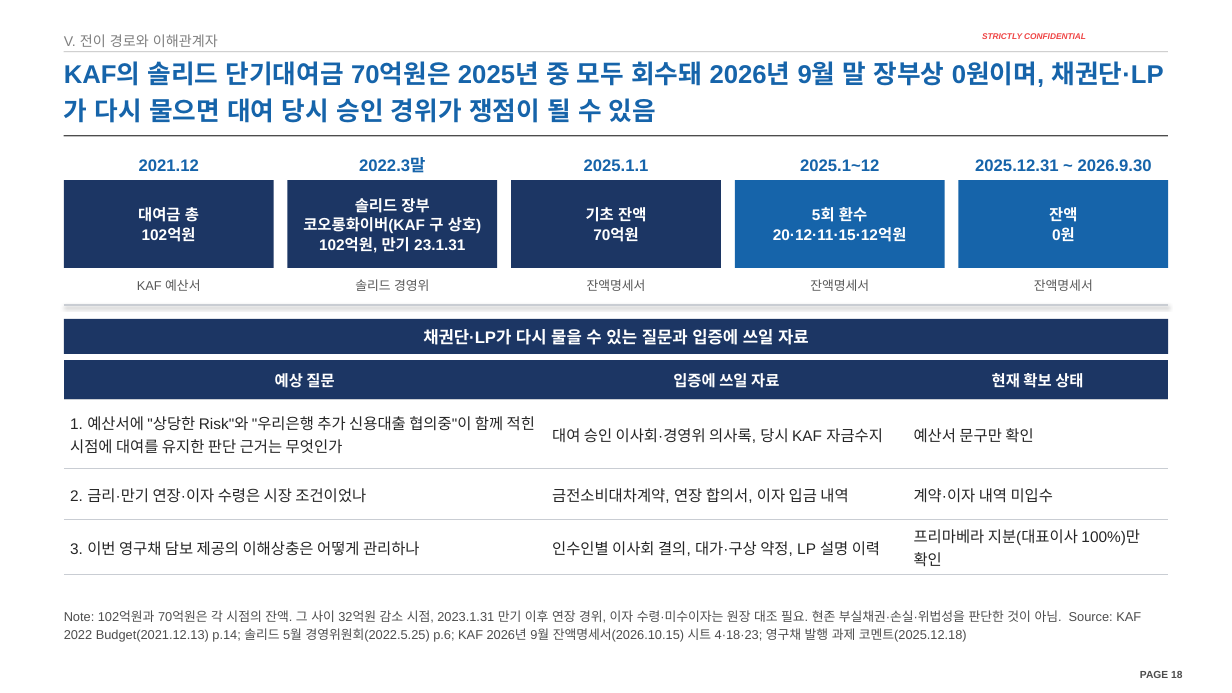
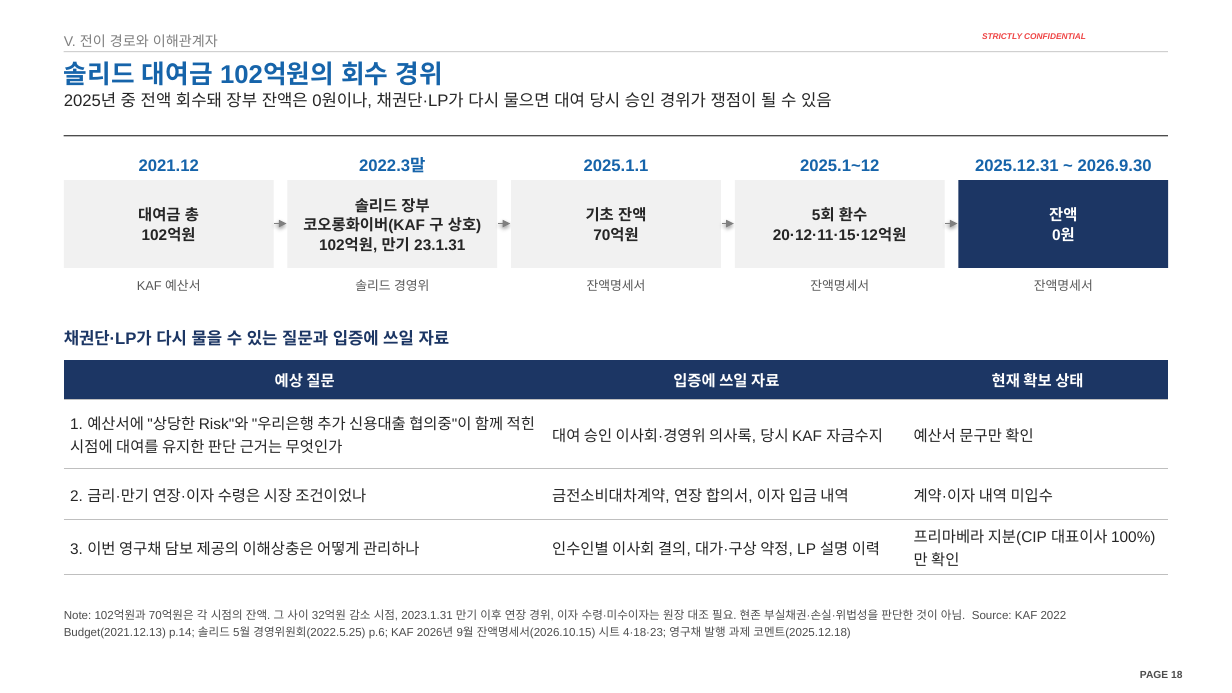
Before and after one commit to jogyesung/GS-Secretary, a slide deck: slide 18 of outputs/CIP_KAF_솔리드_자금조달차질_시나리오_20261118.pptx. Drawn at 1232x693 pixels with LibreOffice and Linux fonts; fonts in the diff are those of the drawing; background and template pictures are left out. Boxes give left, top, right and bottom in pixels: in the first picture for what was removed or moved away, otherwise in the second. Text is boxed around its words. In the diff, an @@ line names an element or a change of style, - is before the commit and + after.

```diff
--- a/outputs/CIP_KAF_솔리드_자금조달차질_시나리오_20261118.pptx
+++ b/outputs/CIP_KAF_솔리드_자금조달차질_시나리오_20261118.pptx
@@ title added at (64, 61, 443, 86), 20 pt, text #1664AA, bold @@
+솔리드 대여금 102억원의 회수 경위
@@ text at (64, 92, 832, 108): text changed; size 20 to 13 pt; text colour #1664AA to #262626; bold off @@
-KAF의 솔리드 단기대여금 70억원은 2025년 중 모두 회수돼 2026년 9월 말 장부상 0원이며, 채권단·LP가 다시 물으면 대여 당시 승인 경위가 쟁점이 될 수 있음
+2025년 중 전액 회수돼 장부 잔액은 0원이나, 채권단·LP가 다시 물으면 대여 당시 승인 경위가 쟁점이 될 수 있음
@@ text "2025년 중 전액 회수돼 장부 ..." at (64, 92, 832, 108): vertical alignment bottom to top @@
@@ text colour #FFFFFF to #262626; fill #1C3664 to #F1F1F1 in 3 elements at (64, 180, 274, 268), (287, 180, 497, 268), (511, 180, 721, 268) @@
@@ rectangle "5회 환수" at (735, 180, 945, 268): text colour #FFFFFF to #262626; fill #1664AA to #F1F1F1 @@
@@ rectangle "잔액" at (958, 180, 1168, 268): fill #1664AA to #1C3664 @@
@@ arrow added from (274, 224) to (287, 224), #7F7F7F 1 pt @@
@@ arrow added from (498, 224) to (510, 224), #7F7F7F 1 pt @@
@@ arrow added from (722, 224) to (734, 224), #7F7F7F 1 pt @@
@@ arrow added from (945, 224) to (958, 224), #7F7F7F 1 pt @@
@@ text "채권단·LP가 다시 물을 수 있는 ...": place and size @@
-text "채권단·LP가 다시 물을 수 있는 ..." at (64, 319, 1168, 354)
+text "채권단·LP가 다시 물을 수 있는 ..." at (64, 330, 450, 346)
@@ text "채권단·LP가 다시 물을 수 있는 ..." at (64, 330, 450, 346): text colour #FFFFFF to #1C3664; alignment centre to left; line spacing 1.05 to 1.12; fill #1C3664 to none @@
@@ line removed from (64, 305) to (1168, 305) @@
@@ table at (64, 360, 1169, 575) @@
-row 4, column 3: 프리마베라 지분(대표이사 100%)만 확인
+row 4, column 3: 프리마베라 지분(CIP 대표이사 100%)만 확인
@@ borders changed @@
@@ text "Note: 102억원과 70억원은 각 시점의 ..." at (64, 609, 1067, 639): size 10 to 9 pt @@
```
Also in this commit, not shown: 26 other slides changed, 2 other files.
